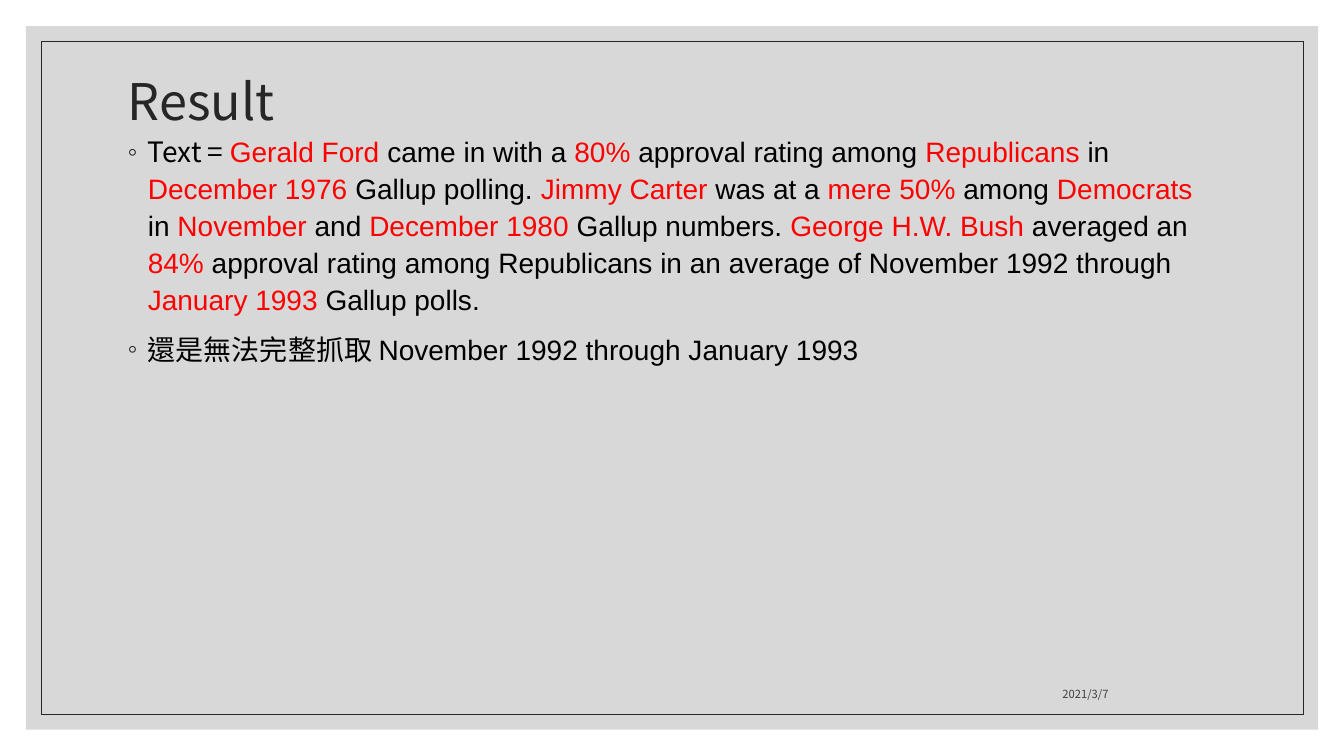
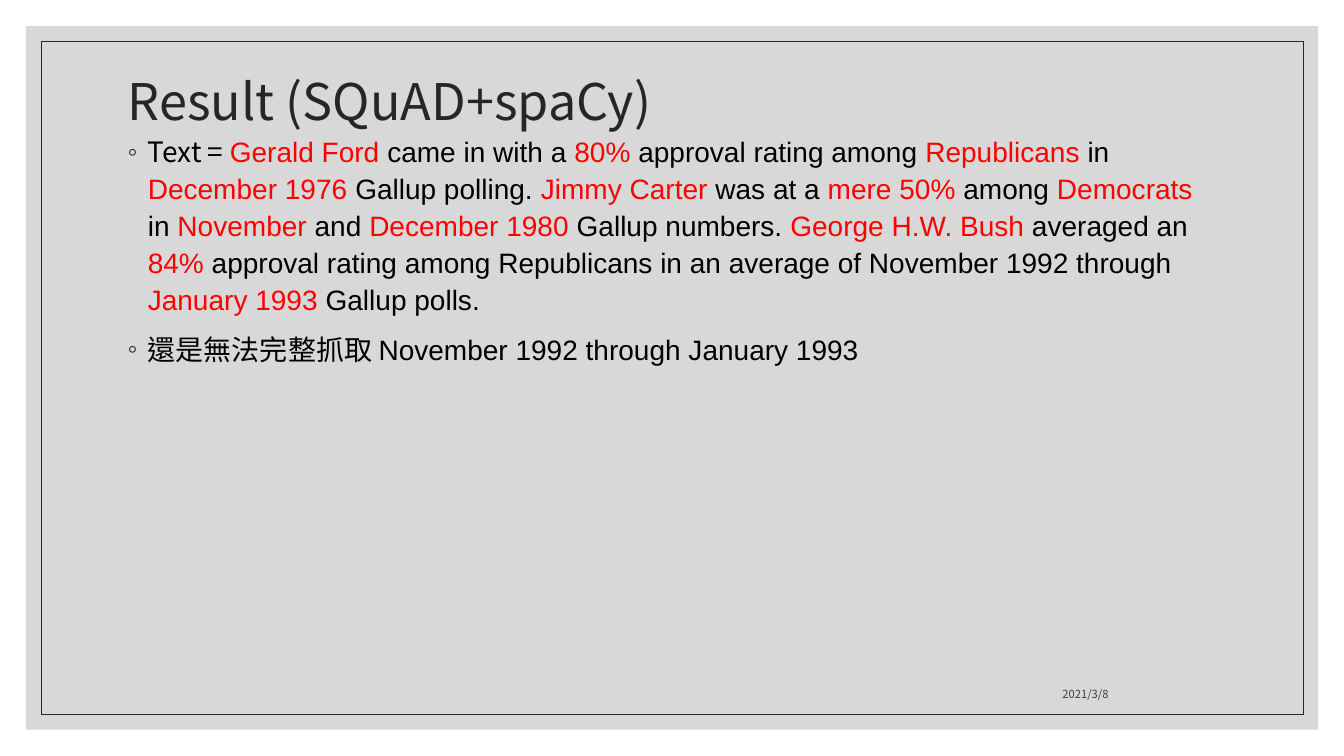
Before and after one commit to Minniemu/BERT-for-token-Classification, a slide deck: slide 6 of meeting_ppt/20210309.pptx (slide 4 before the commit). Drawn at 1344x756 pixels with LibreOffice and Linux fonts; fonts in the diff are those of the drawing. Boxes give left, top, right and bottom in pixels: in the first picture for what was removed or moved away, otherwise in the second. Text is boxed around its words. In the diff, an @@ line names an element or a change of style, - is before the commit and + after.

```diff
--- a/meeting_ppt/20210309.pptx
+++ b/meeting_ppt/20210309.pptx
@@ title at (128,79,651,132): text changed @@
-Result
+Result (SQuAD+spaCy)
@@ text at (1062,689,1108,700): text changed @@
-2021/3/7
+2021/3/8
```
Also in this commit, not shown: 10 other slides changed, 7 slides added.
